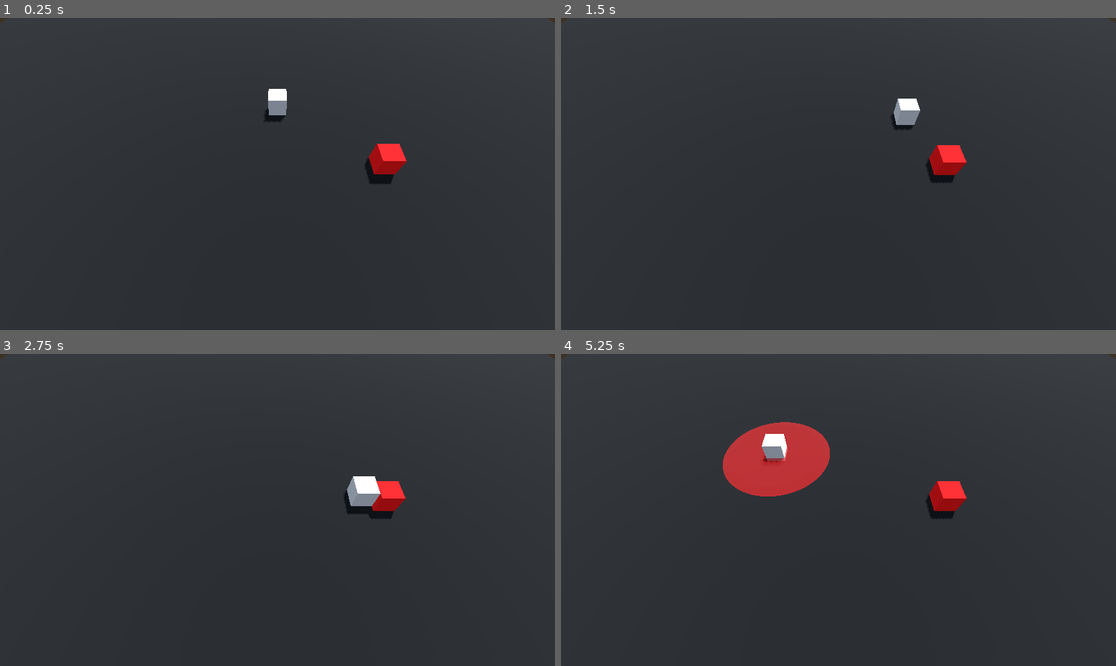
Above: before the commit, frames 1-4 (two rows, left to right).
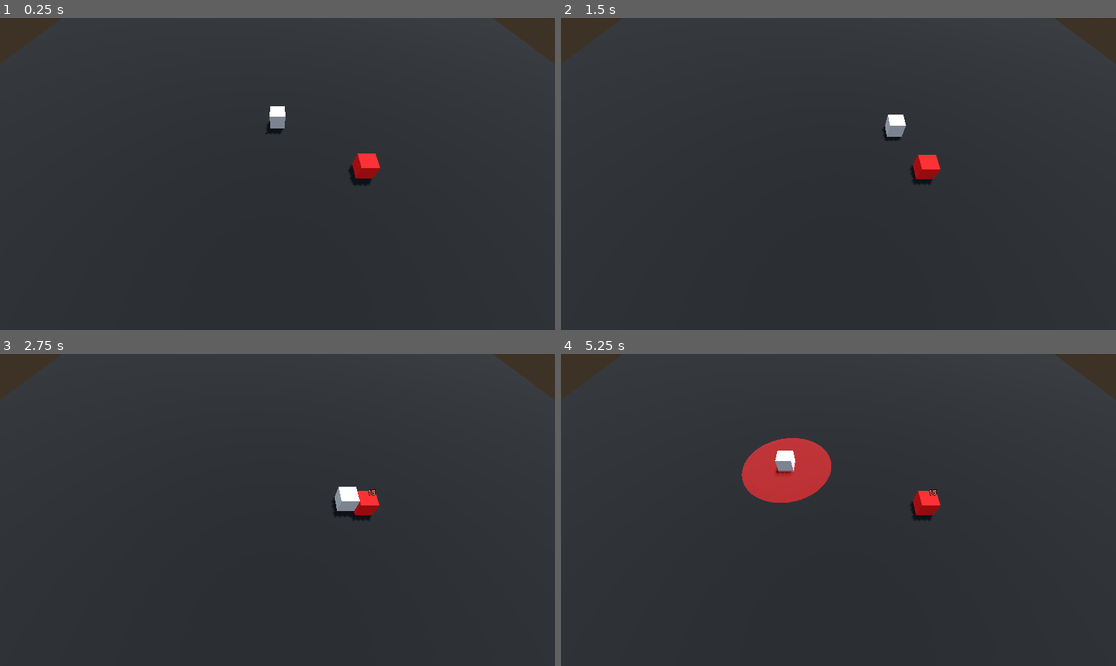
Above: after the commit, the same moments.

Repository: KamPit0605/gdc-project--dice-challenge
Game: Godot game, scene res://Scenes/prototype.tscn
The game is run twice, just before and just after one commit, with the same random seed, the same clock (stepped at 60 frames per second) and the same inputs.
Inputs (mouse positions are in pixels of both pictures, inside the frame that each line leads up to):
- Up to frame 1 (0.25 s): no input
- Up to frame 2 (1.5 s): tap Enter (ui_accept) at 0.5, 0.77 s; move the mouse to (960, 158) at 0.52 s; hold D (Move_Right) 0.53-1.28 s; click (960, 158) at 0.6 s; move the mouse to (727, 189) at 1.27 s; hold S (Move_Backward) from 1.28 s (still down); click (727, 189) at 1.35 s
- Up to frame 3 (2.75 s): tap Enter (ui_accept) at 1.52 s; move the mouse to (333, 441) at 2.02 s; release S (Move_Backward) at 2.03 s; hold D (Move_Right) from 2.03 s (still down); click (333, 441) at 2.1 s
- Up to frame 4 (5.25 s): tap Enter (ui_accept) at 2.75, 3.02, 3.77, 4.52 s; move the mouse to (810, 572) at 2.77 s; release D (Move_Right) at 2.78 s; hold W (Move_Forward) 2.78-3.53 s; click (810, 572) at 2.85 s; move the mouse to (1005, 556) at 3.52 s; hold A (Move_Left) 3.53-5.03 s; click (1005, 556) at 3.6 s; move the mouse to (672, 463) at 4.27 s; click (672, 463) at 4.35 s; move the mouse to (866, 510) at 5.02 s; hold S (Move_Backward) from 5.03 s (still down); click (866, 510) at 5.1 s

The runs differ from the first frame. In frame 1, 2.9% of the frame differs, in the area x 0-100%, y 0-54%; in frame 2, 3.0%; in frame 3, 2.9%; in frame 4, 4.6%.

Commit message:
2026-3-10 | Enemy Damage Taken (psuedo death)
Vast majority of the changes are on enemy_low_dice gdscript

 - Adjust the damage detection by adding a variable that counts how many times the enemy enters the player's trigger area (because the detection sets to "true" the second the project runs)
- Added Damage Cooldown timer to the Enemy node
- Added Label3D text to show the enemie's health

Diff:
--- a/Characters/Enemy/enemy_low_dice.tscn
+++ b/Characters/Enemy/enemy_low_dice.tscn
@@ -29,4 +29,14 @@
 [node name="CollisionShape3D" type="CollisionShape3D" parent="EnemyTrigger" unique_id=629395947]
 shape = SubResource("BoxShape3D_wwsqc")
 
-[connection signal="body_entered" from="." to="." method="_on_body_entered"]
+[node name="DamageCooldown" type="Timer" parent="." unique_id=528611121]
+wait_time = 0.1
+
+[node name="DamageLabel" type="Label3D" parent="." unique_id=502174633]
+transform = Transform3D(1.505, 0, 0, 0, 0.96739537, 1.1528969, 0, -1.1528969, 0.96739537, 0, 1, 0)
+visible = false
+modulate = Color(1, 0.47168958, 0.38229927, 1)
+text = "asdfsaefsadf"
+font_size = 50
+
+[connection signal="timeout" from="DamageCooldown" to="." method="_on_damage_cooldown_timeout"]
--- a/Scenes/prototype.tscn
+++ b/Scenes/prototype.tscn
@@ -48,7 +48,8 @@
 [node name="Prototype" type="Node3D" unique_id=566195261]
 
 [node name="Camera3D" type="Camera3D" parent="." unique_id=1842385117]
-transform = Transform3D(1, 0, 0, 0, 0.54007876, 0.8416145, 0, -0.8416145, 0.54007876, 0, 8.200483, 9.619563)
+transform = Transform3D(1, 0, 0, 0, 0.54007876, 0.8416145, 0, -0.8416145, 0.54007876, 0, 10.200483, 10.619563)
+metadata/_edit_lock_ = true
 
 [node name="---Sun&Environment" type="Node3D" parent="." unique_id=673485911]
 metadata/_edit_lock_ = true
--- a/Scripts/Enemy/enemy_low_dice.gd
+++ b/Scripts/Enemy/enemy_low_dice.gd
@@ -5,28 +5,65 @@
 @export var Enemy = RigidBody3D
 @export var rotationSpeed: float = 15
 @export var EnemyTrigger = Area3D
+@onready var DamageCooldownTimer = $DamageCooldown
+@onready var DamageLabel = $DamageLabel
 
 var PlayerAttackTrigger: bool = false #entered player's Area3D
-
+var DamageCooldown: bool = false
+var DamageCooldownF: float = 0.5
 #--MOVEMENT--
 var SPEED = 5.0
 
+#--HEALTH--
+var Health: int = 30
+
+#--ADJUSTMENTS--
+var TriggerOfF: float = 1.0 #variable for preventing any triggering happen within float time
+var PlayerAreaCount: int = 0 #counts how many times it entered the Area3D (even in some OTHER way that I don't know)
+
 # Called when the node enters the scene tree for the first time.
 func _ready():
-	pass # Replace with function body.
-
+	DisableALLTriggers()
 
 # Called every frame. 'delta' is the elapsed time since the previous frame.
 func _process(delta):
-	if (GlobalPlayerScript.Attacking == true && PlayerAttackTrigger == true):
+	DamageLabel.text = str(Health)
+	print(Health)
+	if (GlobalPlayerScript.Attacking == true && PlayerAttackTrigger == true && DamageCooldown == false):
+		Health -= 15
+		DamageCooldownTimer.start(DamageCooldownF)
+		DamageLabel.visible = true
 		print("OUCH!")
+		DamageCooldown = true
 
+	_Health()
+	#_triggerAdjust()
 
-func _on_body_entered(body):
-	pass # Replace with function body.
+func _on_damage_cooldown_timeout():
+	DamageCooldown = false
+
+func _Health():
+	if Health <= 0:
+		self.visible = false
+		Health = 0
+
+func _triggerAdjust():
+	pass
+	#TriggerOfF - 0.1
+	#if (TriggerOfF > 0):
+	#	DisableALLTriggers()
+	#else:
+	#	TriggerOfF = 0
+
+func DisableALLTriggers():
+	PlayerAttackTrigger = false
 
 
 func _on_attack_trigger_area_entered(_area): #player's trigger
-	PlayerAttackTrigger = true
-func _on_attack_trigger_area_exited(area):
+	PlayerAreaCount += 1
+	if (PlayerAreaCount > 1):
+		PlayerAttackTrigger = true
+		PlayerAreaCount = 2
+
+func _on_attack_trigger_area_exited(_area):
 	PlayerAttackTrigger = false
--- a/project.godot
+++ b/project.godot
@@ -50,6 +50,7 @@
 "events": [Object(InputEventMouseButton,"resource_local_to_scene":false,"resource_name":"","device":-1,"window_id":0,"a …(258 unchanged characters)…
 , Object(InputEventKey,"resource_local_to_scene":false,"resource_name":"","device":-1,"window_id":0,"alt_pressed":false …(183 unchanged characters)…
 , Object(InputEventJoypadMotion,"resource_local_to_scene":false,"resource_name":"","device":-1,"axis":5,"axis_value":1.0,"script":null)
+, Object(InputEventJoypadButton,"resource_local_to_scene":false,"resource_name":"","device":-1,"button_index":1,"pressure":0.0,"pressed":true,"script":null)
 ]
 }
 
